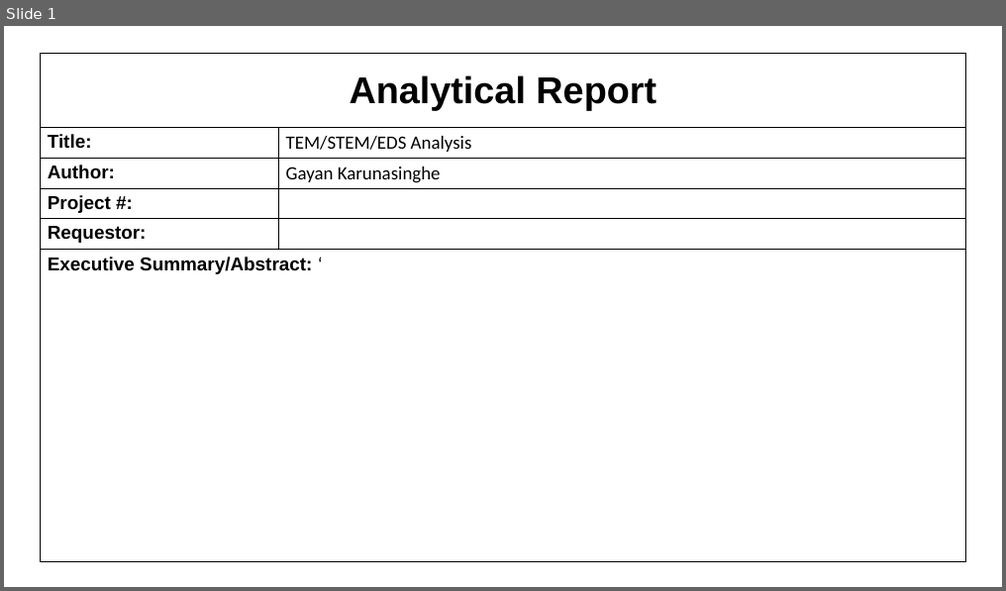
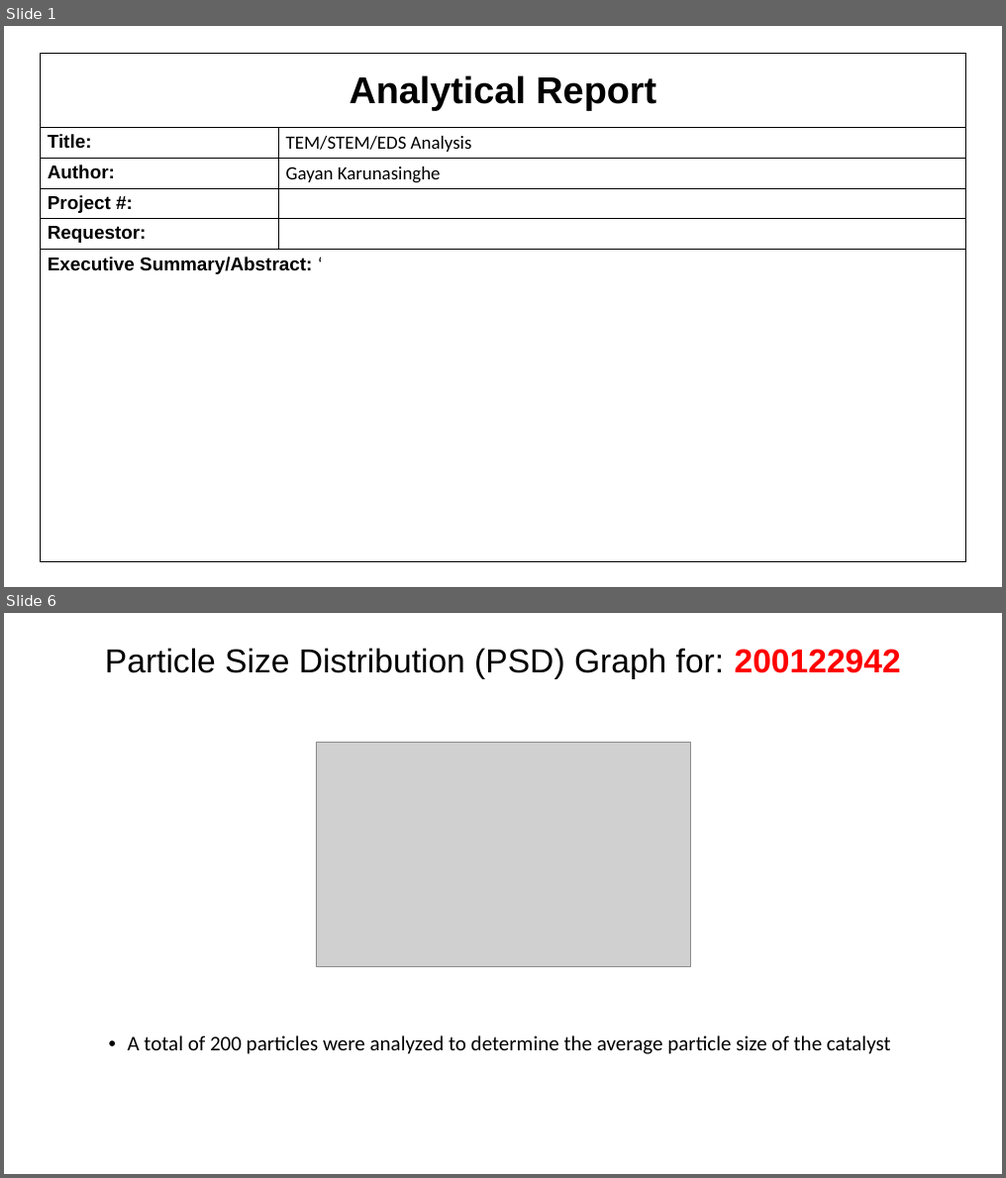
Before and after one commit to cvrl10/mini_project, a slide deck: 100040000/_100040000.pptx. Shown one above the other, each under a label of ours: slide 1 before the commit, slides 1 and 6 after it; the slides between them are not shown. The pictures are 1006x591 and 1006x1178 pixels, drawn with LibreOffice and Linux fonts; fonts in the diff are those of the drawing; grey boxes stand for pictures. Boxes give left, top, right and bottom in pixels: in the first picture for what was removed or moved away, otherwise in the second. Text is boxed around its words. In the diff, an @@ line names an element or a change of style, - is before the commit and + after.

```diff
--- a/100040000/_100040000.pptx
+++ b/100040000/_100040000.pptx
@@ slide 6 added at (x1=4, y1=613, x2=1002, y2=1174), background #FFFFFF @@
@@ title added at (x1=105, y1=648, x2=901, y2=679), 32 pt, text #000000 @@
+Particle Size Distribution (PSD) Graph for: 200122942
@@ picture added at (x1=316, y1=742, x2=690, y2=966) @@
@@ text added at (x1=128, y1=1036, x2=891, y2=1055), 20 pt, text #000000 @@
+• A total of 200 particles were analyzed to determine the average particle size of the catalyst
```
Also in this commit, not shown: 4 slides changed, 6 slides removed, 11 other files.
